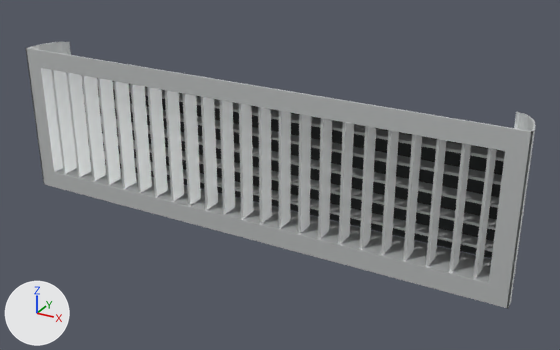
Two versions of the glTF model STAIANO-3D/public/models/ecoclima/ebcv/ecoclima-ebcv-500x150.glb, one commit apart.
The view is the same before and after, from a camera (50 mm lens) standing at (0.344, -0.549, 0.272) and looking at (0.027, 0.028, -0.016). Every picture has the same lights, and +X, +Y and +Z are marked at lower left. The first picture is the older version.
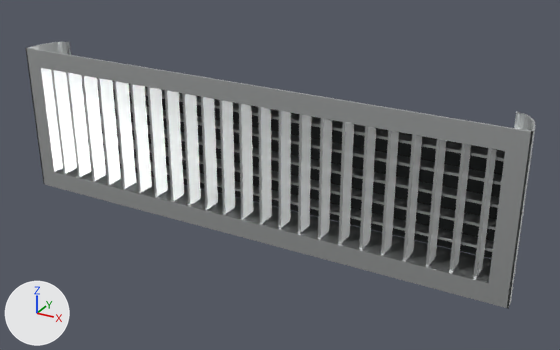
What differs and where, as boxes (x1, y1, x2, y2) in the pictures (560 x 350 px):
'Profile_cornice.008', surface changed: (26, 48, 534, 155) in both
'Profile_cornice.009', surface changed: (42, 169, 512, 309) in both
'Profile_ritorno.009', surface changed: (56, 166, 492, 282) in both
'Profile_cornice.011', surface changed: (489, 151, 530, 289) in both
'Profile_aletta_orizzontale.016', surface changed: (89, 149, 494, 252) in both
'Profile_aletta_orizzontale.017', surface changed: (87, 130, 496, 230) in both
'Profile_aletta_orizzontale.018', surface changed: (85, 112, 499, 208) in both
'Profile_aletta_orizzontale.019', surface changed: (84, 98, 502, 185) in both
'Profile_aletta_orizzontale.020', surface changed: (82, 79, 505, 162) in both
'Profile_aletta_verticale.049', surface changed (lighter): (98, 78, 121, 185) in both
'Profile_aletta_verticale.050', surface changed (lighter): (114, 81, 136, 189) in both
'Profile_aletta_verticale.048', surface changed (lighter): (82, 75, 106, 181) in both
'Profile_aletta_verticale.051', surface changed (lighter): (130, 84, 152, 193) in both
'Profile_aletta_verticale.047', surface changed (lighter): (66, 73, 92, 177) in both
'Profile_aletta_verticale.052', surface changed (lighter): (147, 87, 168, 197) in both
'Profile_aletta_verticale.053', surface changed: (165, 90, 184, 201) in both
'Profile_aletta_verticale.054', surface changed: (182, 93, 201, 205) in both
'Profile_aletta_verticale.046', surface changed (lighter): (51, 70, 77, 174) in both
'Profile_aletta_verticale.055', surface changed: (201, 97, 218, 210) in both
'Profile_aletta_verticale.056', surface changed: (219, 100, 235, 214) in both
'Profile_aletta_verticale.057', surface changed: (239, 103, 253, 219) in both
'Profile_aletta_verticale.058', surface changed: (258, 107, 272, 224) in both
'Profile_cornice.010', surface changed: (28, 66, 56, 172) in both
'Profile_aletta_verticale.065', surface changed: (403, 134, 422, 260) in both
'Profile_aletta_verticale.066', surface changed: (426, 139, 446, 266) in both
'Profile_aletta_verticale.067', surface changed: (449, 143, 471, 272) in both
'Profile_aletta_verticale.068', surface changed: (473, 148, 497, 278) in both
'Profile_ritorno.010', surface changed (lighter): (43, 68, 63, 171) in both
'Profile_fianco.001', surface changed: (507, 112, 536, 308) in both
'Profile_fianco', surface changed: (26, 42, 71, 184) in both

Diff of the bpy script that builds the scene:
```diff
--- a/STAIANO-3D/public/models/ecoclima/ebcv/ecoclima-ebcv-500x150.glb.py
+++ b/STAIANO-3D/public/models/ecoclima/ebcv/ecoclima-ebcv-500x150.glb.py
@@ mat_profile_metallo @@
 mat_profile_metallo.base_color = (0.72, 0.74, 0.74)  # light grey #dddfdf
-mat_profile_metallo.metallic = 0.55
-mat_profile_metallo.roughness = 0.42
+mat_profile_metallo.metallic = 0.95
+mat_profile_metallo.roughness = 0.36
```
